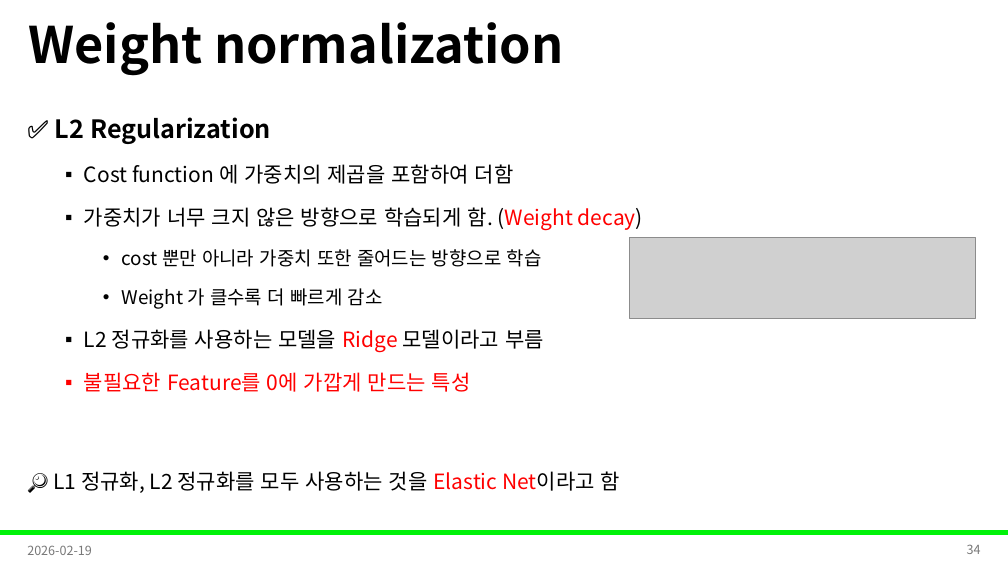
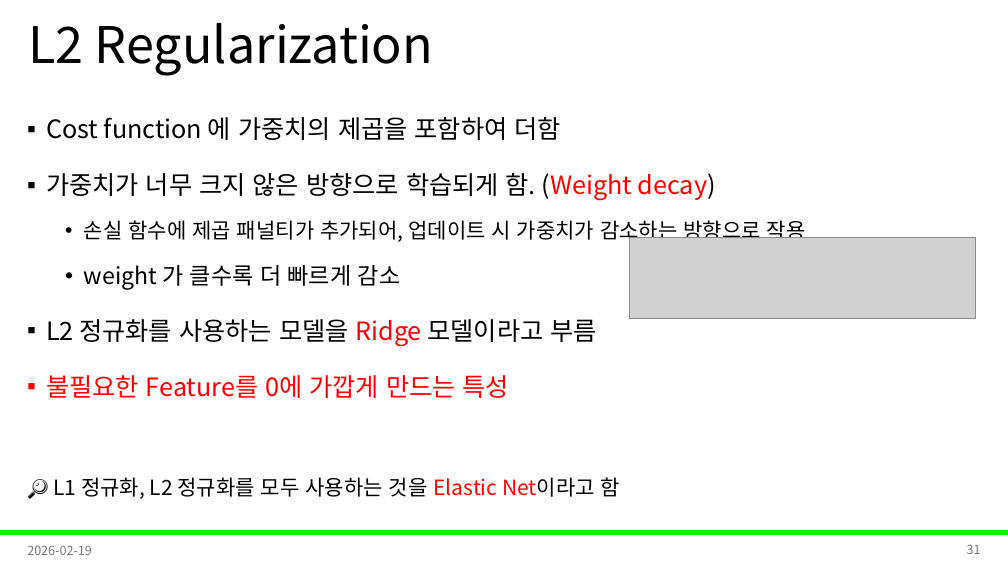
Before and after one commit to Leader-Lesson/KDT_RE_5th, a slide deck: slide 31 of material/5_AI/11_딥러닝 학습 안정화 전략.pptx (slide 34 before the commit). Drawn at 1008x567 pixels with LibreOffice and Linux fonts; fonts in the diff are those of the drawing; grey boxes stand for pictures; background and template pictures are left out. Boxes give left, top, right and bottom in pixels: in the first picture for what was removed or moved away, otherwise in the second. Text is boxed around its words. In the diff, an @@ line names an element or a change of style, - is before the commit and + after.

```diff
--- a/material/5_AI/11_딥러닝 학습 안정화 전략.pptx
+++ b/material/5_AI/11_딥러닝 학습 안정화 전략.pptx
@@ title at [28,23,433,76]: text changed; bold off @@
-Weight normalization
+L2 Regularization
@@ text at [46,117,716,398]: size 20 to 24 pt in "Cost function 에 가중치의 제곱을 포함하여 더함", "가중치가 너무 크지 않은 방향으로 학습되게 함. ...", "L2 정규화를 사용하는 모델을 Ridge 모델이라고 부름", "불필요한 Feature를 0에 가깝게 만드는 특성"; list level 2 to 1 in "Cost function 에 가중치의 제곱을 ..."; list level 2 to 1 in "가중치가 너무 크지 않은 방향으로 ..."; list level 2 to 1 in "L2 정규화를 사용하는 모델을 Ridge ..."; list level 2 to 1 in "불필요한 Feature를 0에 가깝게 만드는 ..." @@
@@ text at [55,117,271,144]: paragraph removed @@
-✅ L2 Regularization
@@ text at [84,220,806,290]: text changed; size 18 to 20 pt @@
-    • cost 뿐만 아니라 가중치 또한 줄어드는 방향으로 학습
-    • Weight 가 클수록 더 빠르게 감소
+  • 손실 함수에 제곱 패널티가 추가되어, 업데이트 시 가중치가 감소하는 방향으로 작용
+  • weight 가 클수록 더 빠르게 감소
@@ page number at [967,544,981,554]: text changed @@
-34
+31
```
Also in this commit, not shown: 9 other slides changed, 1 slide added, 5 slides removed, 8 other files.
